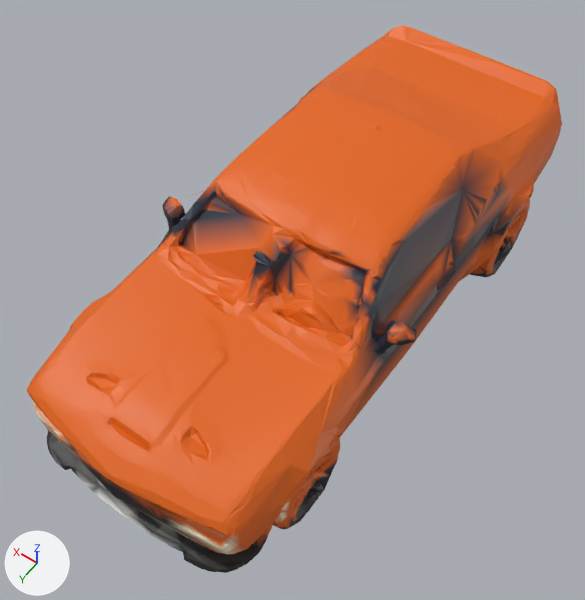
One commit to the glTF model public/assets/models/vehicles/challenger_lod1.glb: the scene before it, then after it.
Both versions are drawn from a 50 mm lens placed at (-97.0, 154.0, 240.0), pointed at (2.0, 15.0, 22.0). Every picture has the same lights, and +X, +Y and +Z are marked at lower left. The older version comes first. Where no turn or scale is listed for an object, it has been applied to the vertices. Vertices at exactly the same position are counted once.

Before the edit, the objects in view are built like this:
```python
me_geometry_0 = bpy.data.meshes.new('geometry_0')
me_geometry_0.from_pydata(...)  # 8883 vertices, 18071 faces; spans x -47.0..51.0, y -108.0..104.0, z -1.0..66.0
me_geometry_0.materials.append(mat_geometry_0)
ob_geometry_0 = bpy.data.objects.new('geometry_0', me_geometry_0)
ob_geometry_0.location = (0.0, 0.0, 0.0)
```
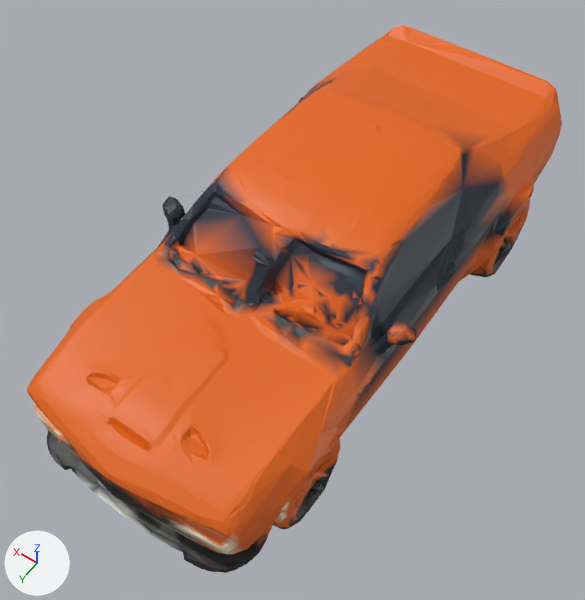
Boxes (x1, y1, x2, y2) around the edits, measured in the pictures (585 x 600 px):
part 1 of me_geometry_0, recoloured: (153, 76, 525, 422) in both
part 2 of me_geometry_0, recoloured: (157, 78, 523, 422) in both
part 3 of me_geometry_0, recoloured: (165, 98, 498, 350) in both
part 4 of me_geometry_0, recoloured: (158, 81, 523, 377) in both
part 5 of me_geometry_0, recoloured: (166, 151, 466, 366) in both

The change, as a diff of the scene's bpy script:
```diff
--- a/public/assets/models/vehicles/challenger_lod1.glb.py
+++ b/public/assets/models/vehicles/challenger_lod1.glb.py
@@ me_geometry_0 @@
 me_geometry_0.from_pydata(...)  # 8883 vertices, 18071 faces; spans x -47.0..51.0, y -108.0..104.0, z -1.0..66.0
 # used by ob_geometry_0; location = (0.0, 0.0, 0.0)
+# me_geometry_0 part 1: 396 faces centred in x -45.0..49.0, y -67.0..46.0, z 23.0..63.0 are repainted in the vertex colours; the middle colour goes from orange #e3650d to black #222e22
+# me_geometry_0 part 2: 302 faces centred in x -45.0..49.0, y -63.0..42.0, z 29.0..62.0 are repainted in the vertex colours; the middle colour goes from orange #e4650d to black #1c2626
+# me_geometry_0 part 3: 166 faces centred in x -45.0..49.0, y -57.0..36.0, z 31.0..62.0 are repainted in the vertex colours; the middle colour goes from orange #e2650d to dark blue #1c2632
+# me_geometry_0 part 4: 524 faces centred in x -46.0..50.0, y -52.0..34.0, z 29.0..61.0 are repainted in the vertex colours; the middle colour goes from brown #4b2e26 to dark blue #1c2432
+# me_geometry_0 part 5: 249 faces centred in x -44.0..49.0, y -58.0..41.0, z 31.0..62.0 are repainted in the vertex colours; the middle colour goes from orange #e3650d to black #1c1c26
 me_geometry_0.materials.append(mat_geometry_0)
```
